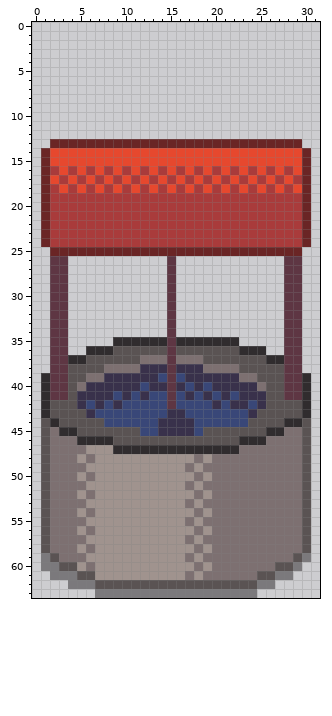
Pixel-art file: sprites/well.ase. This is how it looked before the edit.
32x64 pixels, 1 frame.
Once edited:
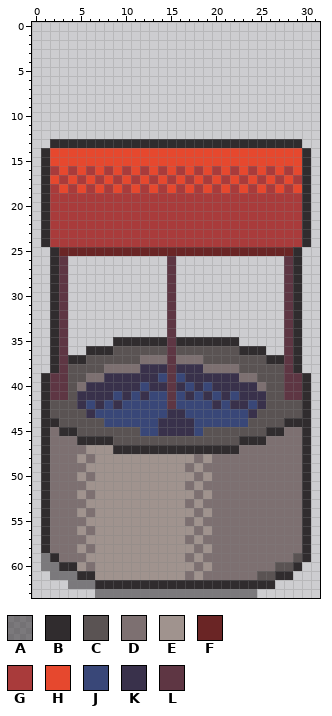
Palette (. is transparent): A #302c2e85  B #302c2e  C #5a5353  D #7d7071  E #a0938e  F #6a2525  G #a93b3b  H #e6482e  J #394778  K #39314b  L #5e3643
Edits made:
Colour A gives way to colour B in row 59 at x 30; in row 60 at x 29; in row 61 at x 27 to 28; in row 62 at x 25 to 26.
Colour C gives way to colour B in rows 44 to 58 at x 1 and 30; in row 59 at x 2; in row 60 at x 3 to 4; in row 61 at x 5 to 6; in row 62 at x 7 to 24.
Colour F gives way to colour B in row 13 at x 2 to 29; in rows 14 to 24 at x 1 and 30; in row 25 at x 2 and 29.
Colour L gives way to colour B in rows 26 to 38 at x 2 and 29.
Pixel boxes of the changes (left, top, right, bottom) in both pictures:
changed: (41, 139, 311, 373)
changed: (41, 418, 311, 589)
